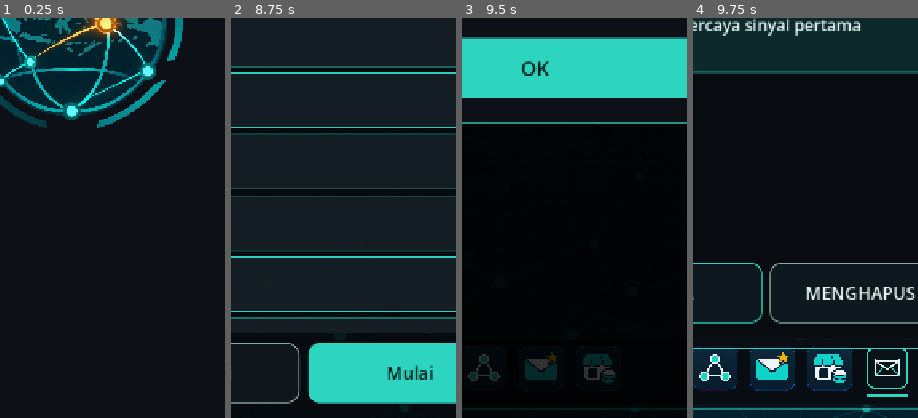
Above: before the commit, frames 1-4 (left to right).
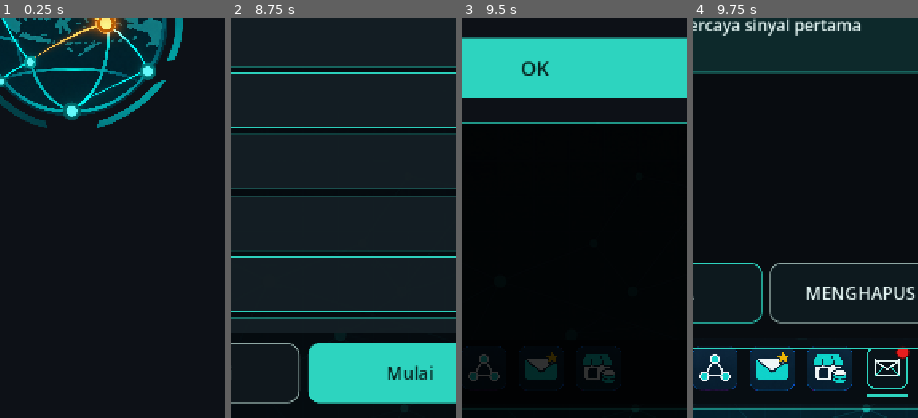
Above: after the commit, the same moments.

Repository: hadydaw/game-baru
Game: Godot game, scene res://scenes/main.tscn
Two runs of this game, one before a commit and one after it. Both use one fixed random seed, a clock stepped at 60 frames per second and the inputs below.
Inputs (mouse positions are % of the whole screen's width and height, from its top left):
- Up to frame 1 (0.25 s): no input
- Up to frame 2 (8.75 s): tap Enter at 0.5 s; move the mouse to (72, 45) at 0.52 s; click (72, 45) at 0.67 s; tap Space at 1.25 s; drag from (30, 55) to (45, 70) at 1.27 s; move the mouse to (60, 28) at 2.02 s; click (60, 28) at 2.17 s; click "> Sesi Baru" at 2.75 s; click "Lewati" at 3.5 s; click "●" at 4.25 s; click "●" at 5 s; click "●" at 5.75 s; click "●" at 6.5 s; click "New York" at 7.25 s; click "New York" at 8 s
- Up to frame 3 (9.5 s): click "Mulai" at 8.75 s
- Up to frame 4 (9.75 s): click "OK" at 9.5 s
The pictures show only the part of the screen within x 34-84%, y 50-100%; the shares and areas given below are measured in that part.

Frames 1-3 are identical in both runs. In frame 4, 0.1% of the frame differs, in the area x 89-97%, y 82-86%.

Commit message:
Email tahap berurutan dan titik merah notifikasi Email
Email tahap n+1 datang saat tahap n selesai, lalu tahap 1 datang saat misi diterima. Ikon Email di desktop dan bilah bawah menampilkan titik merah selama ada email belum dibaca.

Co-Authored-By: Claude Haiku 5.5 <noreply@anthropic.com>
Claude-Session: https://claude.ai/code/session_011EntzauCRjaaLbaamXun78

Diff:
--- a/core/email.gd
+++ b/core/email.gd
@@ -41,6 +41,11 @@
 			hasil.append(p)
 	return hasil
 
+# Dipakai ikon aplikasi untuk titik merah: ada email masuk yang belum dibaca di sesi utama.
+static func ada_belum_dibaca_utama() -> bool:
+	var s := SesiUtama.sesi
+	return s != null and jumlah_belum_dibaca(s) > 0
+
 static func jumlah_belum_dibaca(s: ShellSession) -> int:
 	var n := 0
 	for p in daftar(s, "masuk"):
--- a/core/misi/misi.gd
+++ b/core/misi/misi.gd
@@ -71,6 +71,7 @@
 		return false
 	s.misi[id] = "aktif"
 	_kirim(s, id, String(m["pengirim"]), _pesan_masuk_lengkap(m))
+	_kirim_tahap(s, m, 1)
 	perbarui(s)
 	return true
 
@@ -99,7 +100,7 @@
 			hasil.append(ganti_ip(s, String(p["teks"])))
 	return hasil
 
-# Tahap misi: setiap tahap yang semua tujuannya terpenuhi memberi umpan balik sekali (pesan dari pengirim).
+# Tahap misi dituntun lewat Email: email tahap n+1 datang saat tahap n selesai.
 static func _cek_tahap(s: ShellSession, m: Dictionary) -> bool:
 	var id := String(m["id"])
 	var sudah: Array = Array(s.misi_tahap.get(id, []))
@@ -111,10 +112,17 @@
 			continue
 		sudah.append(n)
 		s.misi_tahap[id] = sudah
-		var t: Dictionary = daftar[i]
-		_kirim(s, id, String(m["pengirim"]), {"subjek": String(t["judul"]), "isi": String(t["pesan"]) + _rincian_tahap(m, n)})
+		_kirim_tahap(s, m, n + 1)
 		baru = true
 	return baru
+
+# Email untuk tahap n: instruksi tahap itu beserta daftar tujuannya.
+static func _kirim_tahap(s: ShellSession, m: Dictionary, n: int) -> void:
+	var daftar: Array = m.get("tahap", [])
+	if n < 1 or n > daftar.size():
+		return
+	var t: Dictionary = daftar[n - 1]
+	_kirim(s, String(m["id"]), String(m["pengirim"]), {"subjek": String(t["judul"]), "isi": String(t["pesan"]) + _rincian_tahap(m, n)})
 
 static func _tahap_selesai(s: ShellSession, m: Dictionary, n: int) -> bool:
 	var ada := false
--- a/tests/test_pesan_misi_rincian.gd
+++ b/tests/test_pesan_misi_rincian.gd
@@ -42,3 +42,18 @@
 	assert_eq(Email.jumlah_belum_dibaca(s) >= 1, true)
 	Email.tandai_dibaca(s, "misi:0")
 	assert_true(Email.sudah_dibaca(s, "misi:0"))
+
+func _ada_subjek(s: ShellSession, teks: String) -> bool:
+	for p in s.pesan_misi:
+		if String(p["subjek"]).contains(teks):
+			return true
+	return false
+
+func test_email_tahap_datang_berurutan() -> void:
+	var s := _sesi()
+	assert_true(_ada_subjek(s, "Tahap 1"), "tahap 1 datang saat misi diterima")
+	assert_false(_ada_subjek(s, "Tahap 2"), "tahap 2 belum datang sebelum tahap 1 selesai")
+	s.jalankan("help")
+	s.jalankan("device list")
+	assert_true(_ada_subjek(s, "Tahap 2"), "tahap 2 datang setelah tahap 1 selesai")
+	assert_false(_ada_subjek(s, "Tahap 3"), "tahap 3 belum datang")
--- a/ui/desktop_view.gd
+++ b/ui/desktop_view.gd
@@ -179,7 +179,16 @@
     m.daftar_berubah.connect(_segarkan_hotbar)
     _segarkan_hotbar()
 
+# Titik merah ikon Email: tampil selama ada email masuk yang belum dibaca.
+func _segarkan_titik_email() -> void:
+    for s in _sel:
+        var tombol: Button = s["tombol"]
+        if is_instance_valid(tombol) and tombol.has_meta("titik_email"):
+            var titik: Panel = tombol.get_meta("titik_email")
+            titik.visible = Email.ada_belum_dibaca_utama()
+
 func _segarkan_hotbar() -> void:
+    _segarkan_titik_email()
     if is_instance_valid(_hotbar):
         _hotbar.segarkan(_jendela.daftar() if is_instance_valid(_jendela) else [])
 
@@ -195,6 +204,7 @@
         buka_aplikasi.emit(id)
 
 func _perbarui_jam() -> void:
+    _segarkan_titik_email()
     if is_instance_valid(_panel):
         _panel.segarkan()
 
@@ -221,6 +231,8 @@
     var id: String = a["id"]
     tombol.set_meta("id", id)
     tombol.set_meta("ikon_tekstur", gambar.texture)
+    if id == "email":
+        tombol.set_meta("titik_email", Tema.titik_notif(tombol))
     tombol.gui_input.connect(_saat_input_sel.bind(tombol))
     tombol.pressed.connect(_ketuk_sel.bind(id))
     _sel.append({"tombol": tombol, "gambar": gambar, "label": label})
--- a/ui/hotbar.gd
+++ b/ui/hotbar.gd
@@ -80,6 +80,8 @@
     t.tooltip_text = DesktopView.nama_aplikasi(id)
     t.pressed.connect(func(): aplikasi_diketuk.emit(id))
     kolom.add_child(t)
+    if id == "email" and Email.ada_belum_dibaca_utama():
+        Tema.titik_notif(t)
 
     var terbuka := not status.is_empty()
     var aktif := terbuka and bool(status.get("aktif", false))
--- a/ui/tema.gd
+++ b/ui/tema.gd
@@ -8,6 +8,20 @@
 const TEKS_REDUP := Color("#8fa8a4")
 const LATAR_PANEL := Color(0.04, 0.06, 0.08, 0.72)
 const LATAR_HEADER := Color(0.03, 0.05, 0.07, 0.96)
+
+# Titik merah notifikasi di pojok kanan atas sebuah tombol ikon.
+static func titik_notif(induk: Control) -> Panel:
+    var t := Panel.new()
+    t.mouse_filter = Control.MOUSE_FILTER_IGNORE
+    t.add_theme_stylebox_override("panel", kotak(Color(0.9, 0.12, 0.12), Color(0.35, 0.02, 0.02), 2, 11))
+    t.anchor_left = 1.0
+    t.anchor_right = 1.0
+    t.offset_left = -28
+    t.offset_right = -6
+    t.offset_top = 6
+    t.offset_bottom = 28
+    induk.add_child(t)
+    return t
 
 static func kotak(bg: Color, batas: Color, lebar: int, radius: int) -> StyleBoxFlat:
     var s := StyleBoxFlat.new()
